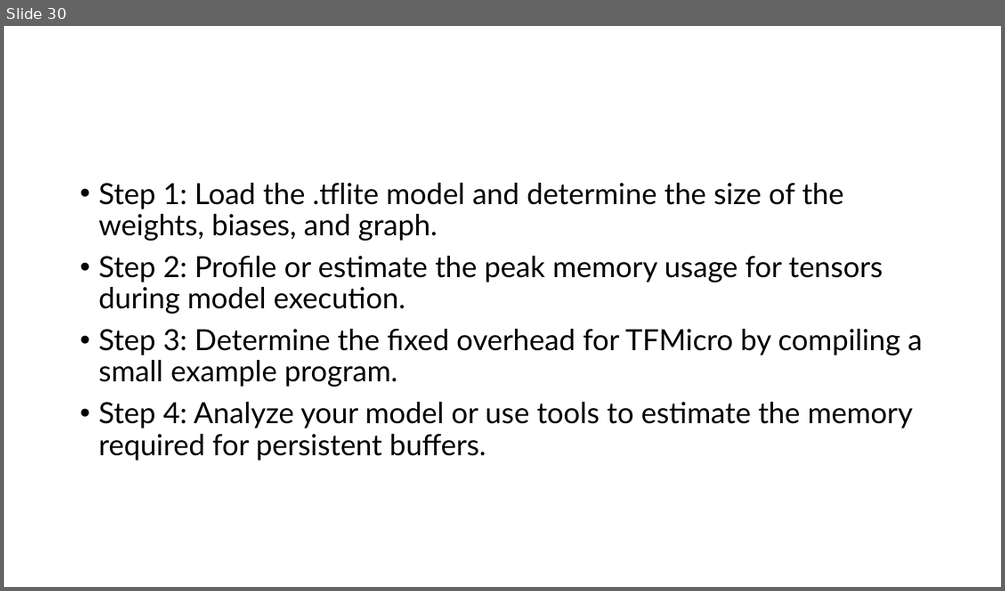
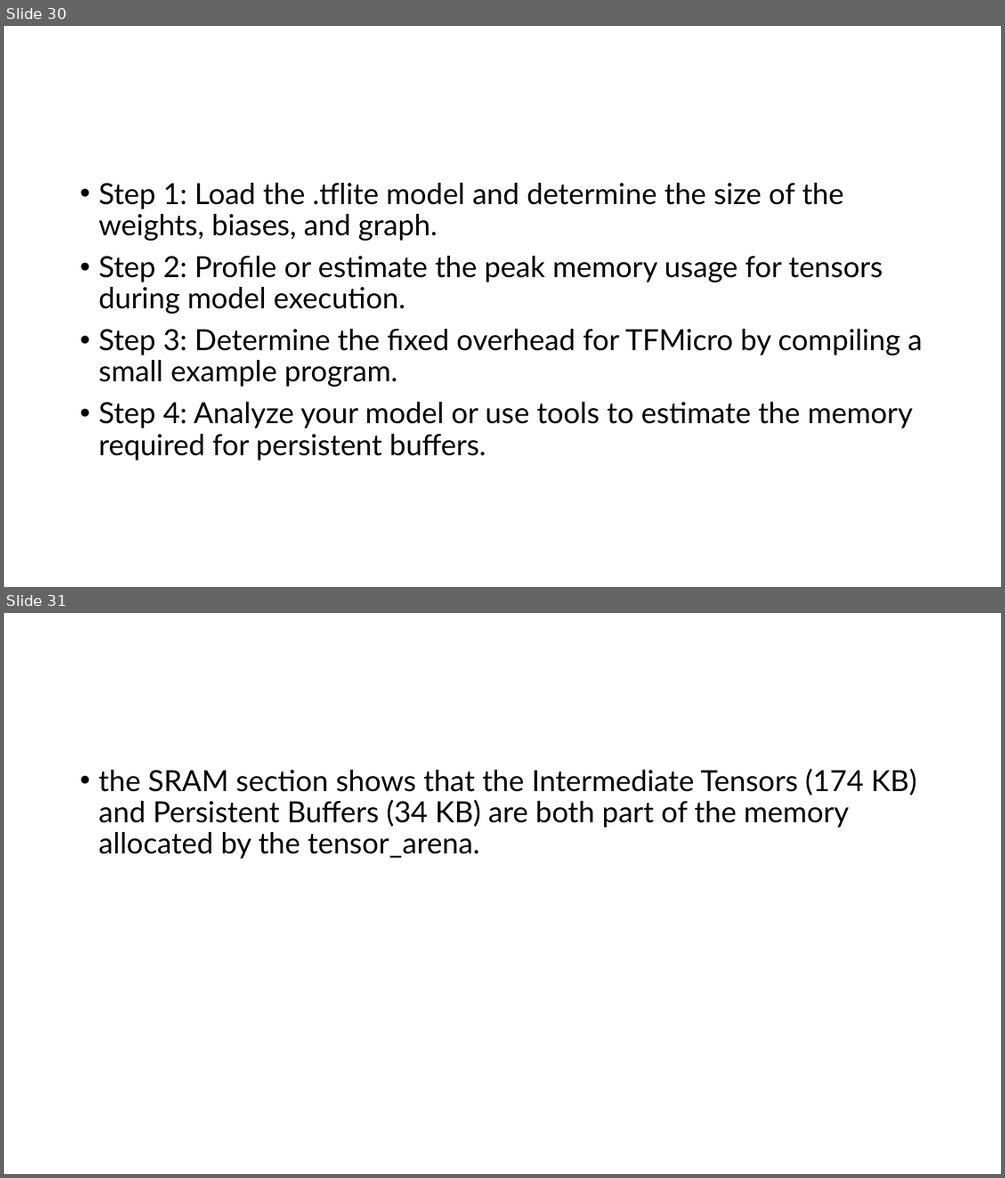
Before and after one commit to GXG-CS/on_device_learning, a slide deck: micro-network-project.pptx. Shown one above the other, each under a label of ours: slide 30 before the commit, slides 30 and 31 after it. The pictures are 1005x591 and 1005x1178 pixels, drawn with LibreOffice and Linux fonts; fonts in the diff are those of the drawing. Boxes give left, top, right and bottom in pixels: in the first picture for what was removed or moved away, otherwise in the second. Text is boxed around its words. In the diff, an @@ line names an element or a change of style, - is before the commit and + after.

```diff
--- a/micro-network-project.pptx
+++ b/micro-network-project.pptx
@@ slide 31 added at (4,613,1001,1174), background #FFFFFF @@
@@ text added at (98,769,916,859), 28 pt, text #000000 @@
+• the SRAM section shows that the Intermediate Tensors (174 KB) and Persistent Buffers (34 KB) are both part of the memory allocated by the tensor_arena.
```
Also in this commit, not shown: 4 other files.
